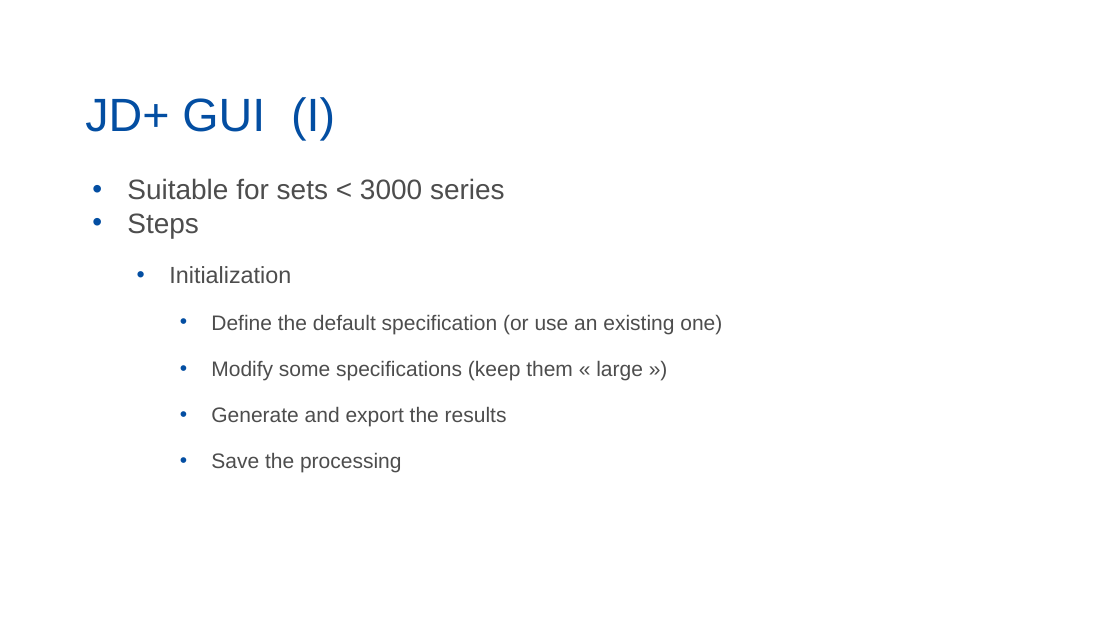
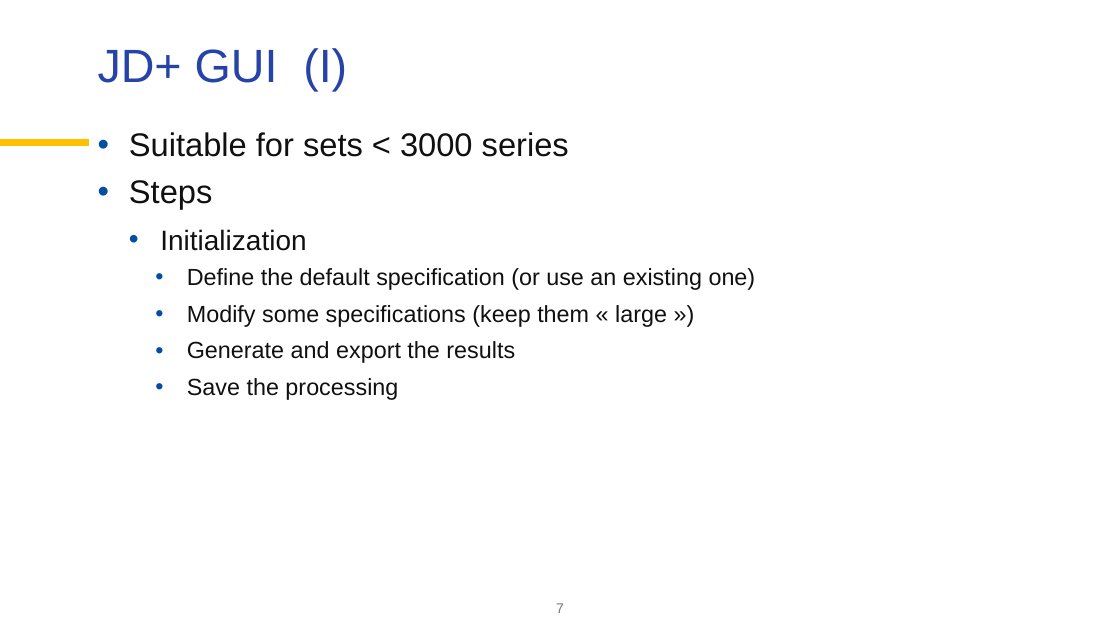
Before and after one commit to palatej/ESTP2026, a slide deck: slide 7 of 4 Routine SA processing.pptx. Drawn at 1120x630 pixels with LibreOffice and Linux fonts; fonts in the diff are those of the drawing; background and template pictures are left out. Boxes give left, top, right and bottom in pixels: in the first picture for what was removed or moved away, otherwise in the second. Text is boxed around its words. In the diff, an @@ line names an element or a change of style, - is before the commit and + after.

```diff
--- a/4 Routine SA processing.pptx
+++ b/4 Routine SA processing.pptx
@@ title "JD+ GUI (I)": place and size @@
-title "JD+ GUI (I)" at bbox=[85, 97, 335, 141]
+title "JD+ GUI (I)" at bbox=[98, 48, 347, 91]
@@ title "JD+ GUI (I)" at bbox=[98, 48, 347, 91]: text colour #034EA2 to #2644A7; vertical alignment bottom to top @@
@@ line added from (0, 143) to (89, 143), #FFC000 6 pt @@
@@ text "Suitable for sets < 3000 ...": place and size @@
-text "Suitable for sets < 3000 ..." at bbox=[127, 178, 722, 473]
+text "Suitable for sets < 3000 ..." at bbox=[129, 132, 756, 400]
@@ text "Suitable for sets < 3000 ..." at bbox=[129, 132, 756, 400]: size 24 to 28 pt in "Suitable for sets < 3000 series", "Steps"; text colour #4D4D4D to #101010; size 20 to 24 pt in "Initialization"; size 18 to 20 pt in "Define the default specification (or use an ...", "Modify some specifications (keep them « large ...", "Generate and export the results", "Save the processing"; indent changed; line spacing 1 to 0.9; more space between paragraphs; less space between paragraphs @@
@@ page number added at bbox=[556, 603, 564, 613], 12 pt, text #767676 @@
+7
```
Also in this commit, not shown: 8 other slides changed, 3 slides added, 2 slides removed, 2 other files.
